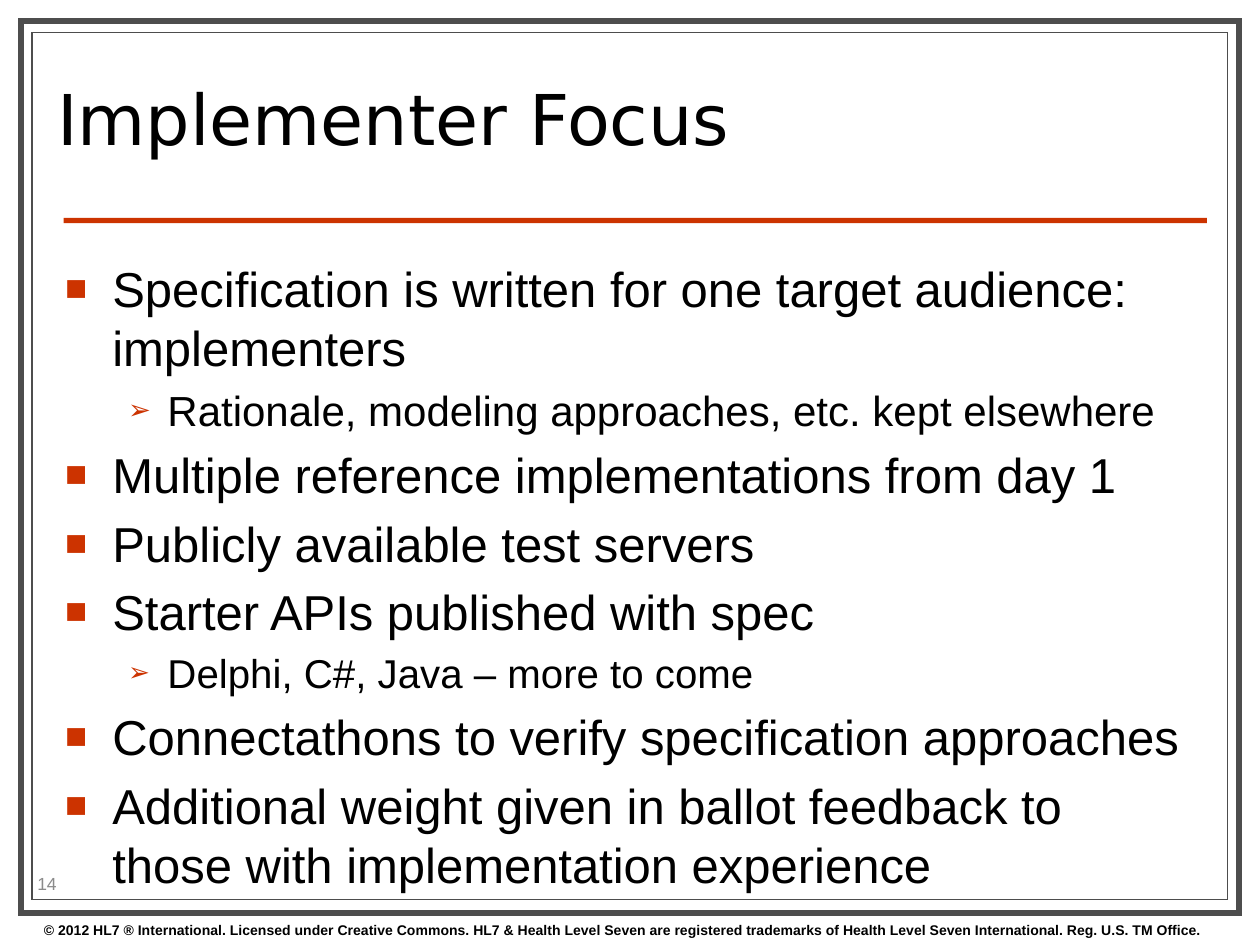
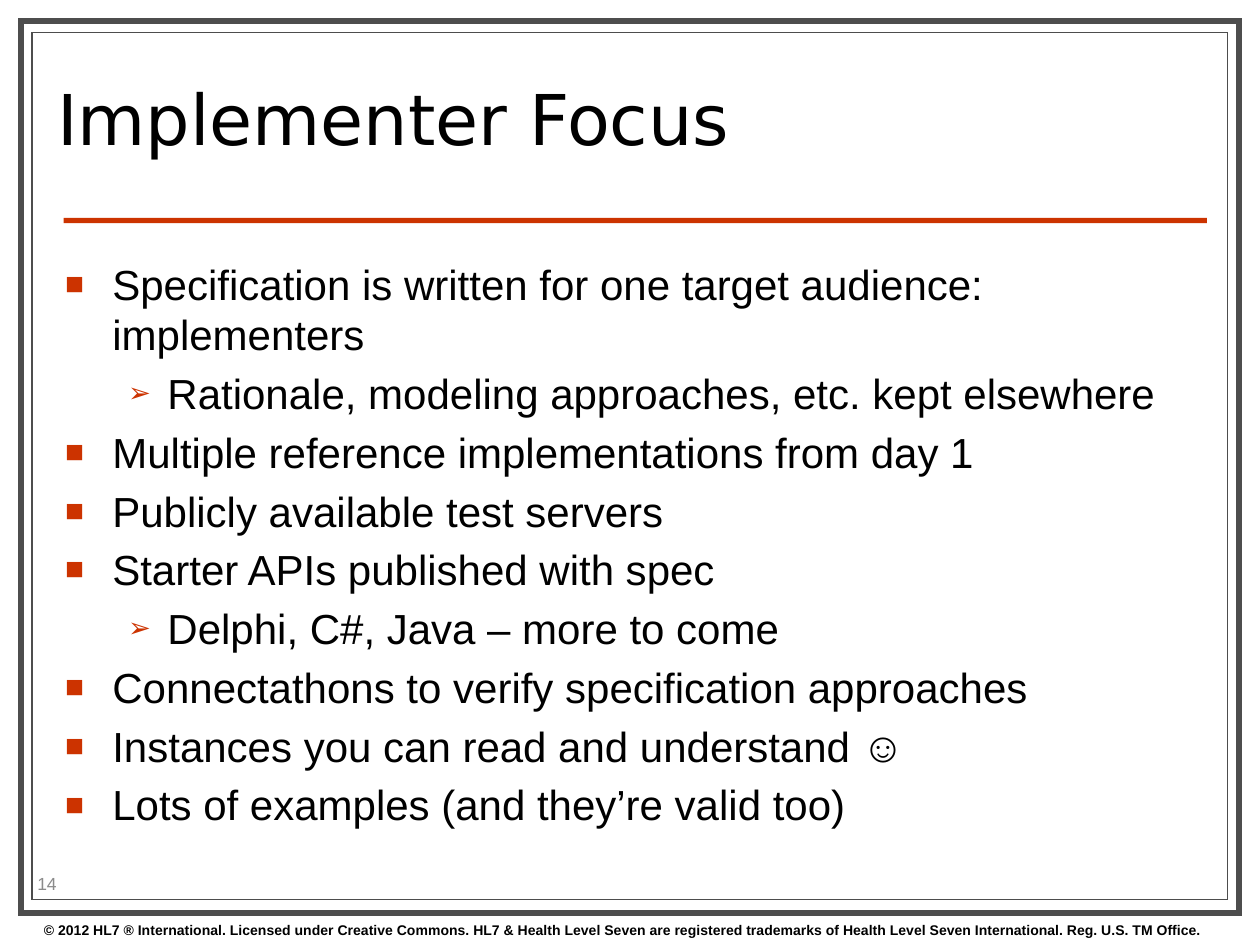
Before and after one commit to vista-novo/fhir, a slide deck: slide 14 of presentations/2013-01 Tutorials/Introduction to FHIR.pptx. Drawn at 1260x945 pixels with LibreOffice and Linux fonts; fonts in the diff are those of the drawing; background and template pictures are left out. Boxes give left, top, right and bottom in pixels: in the first picture for what was removed or moved away, otherwise in the second. Text is boxed around its words. In the diff, an @@ line names an element or a change of style, - is before the commit and + after.

```diff
--- a/presentations/2013-01 Tutorials/Introduction to FHIR.pptx
+++ b/presentations/2013-01 Tutorials/Introduction to FHIR.pptx
@@ text at <box>112,269,1027,711</box>: size 28 to 24 pt in "Specification is written for one target audience: ...", "Multiple reference implementations from day 1", "Publicly available test servers", "Starter APIs published with spec" and 1 more places; size 23 to 24 pt in "Delphi, C#, Java – more to come" @@
@@ text at <box>112,731,850,829</box>: text changed; size 28 to 24 pt @@
-■ Additional weight given in ballot feedback to those with implementation experience
+■ Instances you can read and understand ☺
+■ Lots of examples (and they’re valid too)
```
Also in this commit, not shown: 8 other slides changed, 40 slides added, 7 slides removed.
